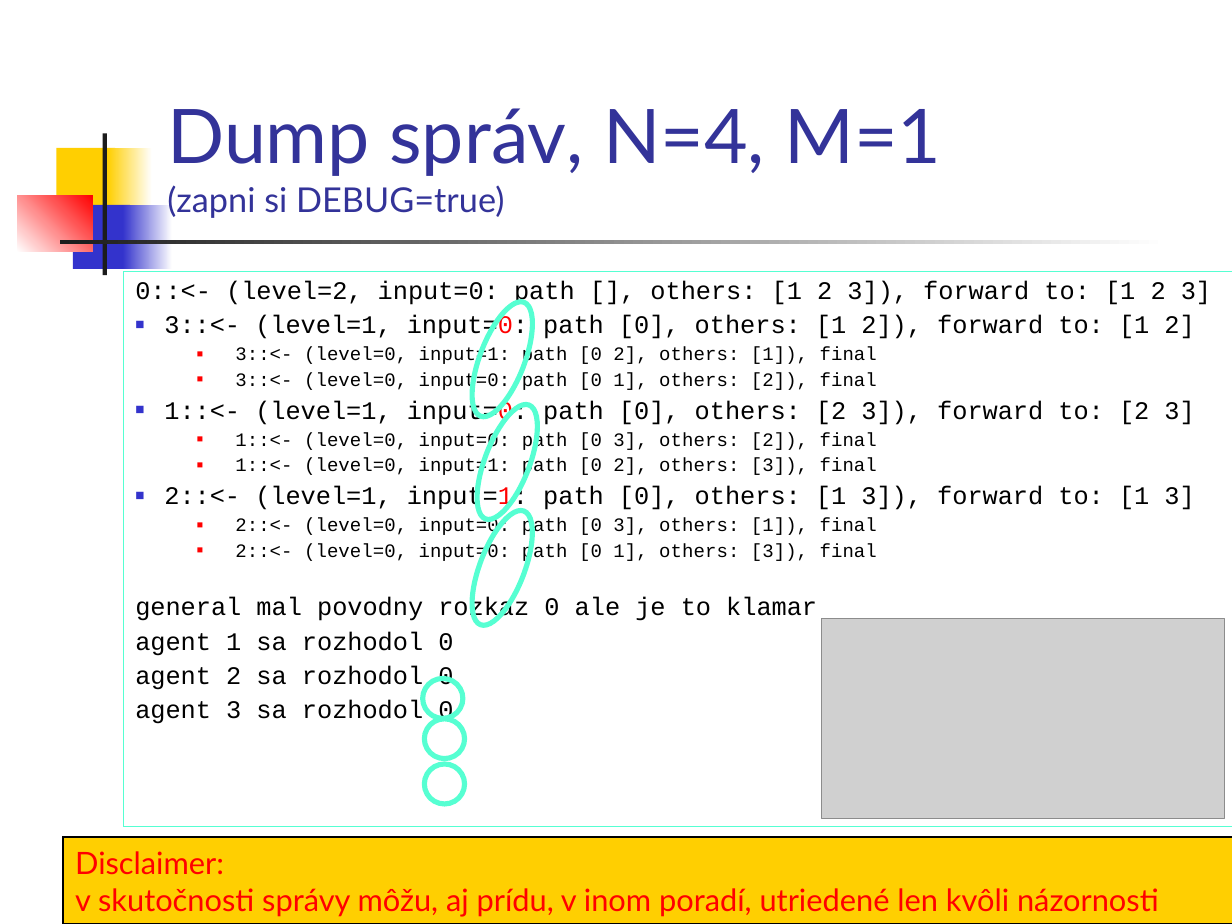
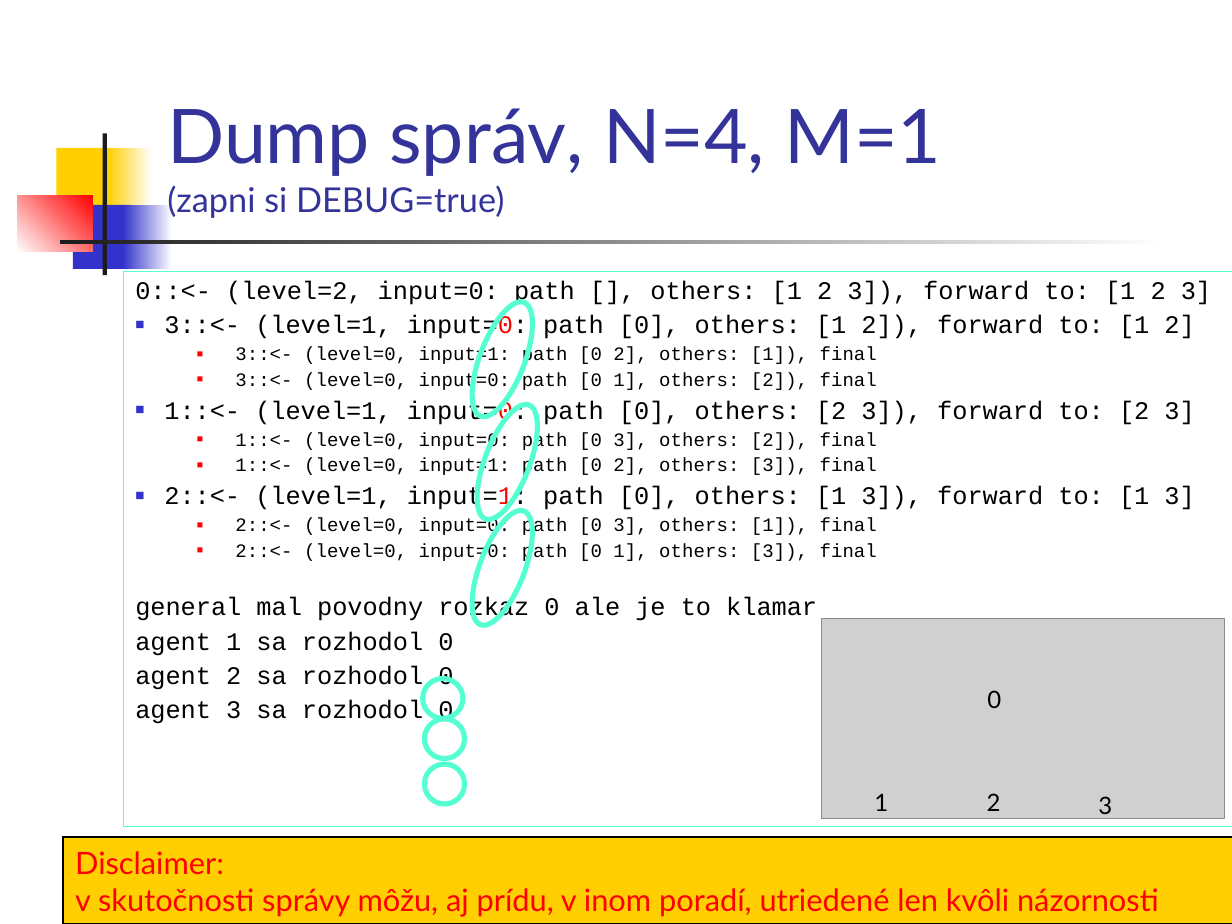
Before and after one commit to paradigmy/Prednasky, a slide deck: slide 18 of 05/BGP.ppt. Drawn at 1232x924 pixels with LibreOffice and Linux fonts; fonts in the diff are those of the drawing; grey boxes stand for pictures. Boxes give left, top, right and bottom in pixels: in the first picture for what was removed or moved away, otherwise in the second. Text is boxed around its words. In the diff, an @@ line names an element or a change of style, - is before the commit and + after.

```diff
--- a/05/BGP.ppt
+++ b/05/BGP.ppt
@@ text added at [987,690,1001,708], 14 pt, text #000000 @@
+0
@@ text added at [874,793,888,811], 14 pt, text #000000 @@
+1
@@ text added at [987,793,1001,811], 14 pt, text #000000 @@
+2
@@ text added at [1098,796,1112,820], 14 pt, text #000000 @@
+3
```
Also in this commit, not shown: 4 other slides changed, 3 other files.
